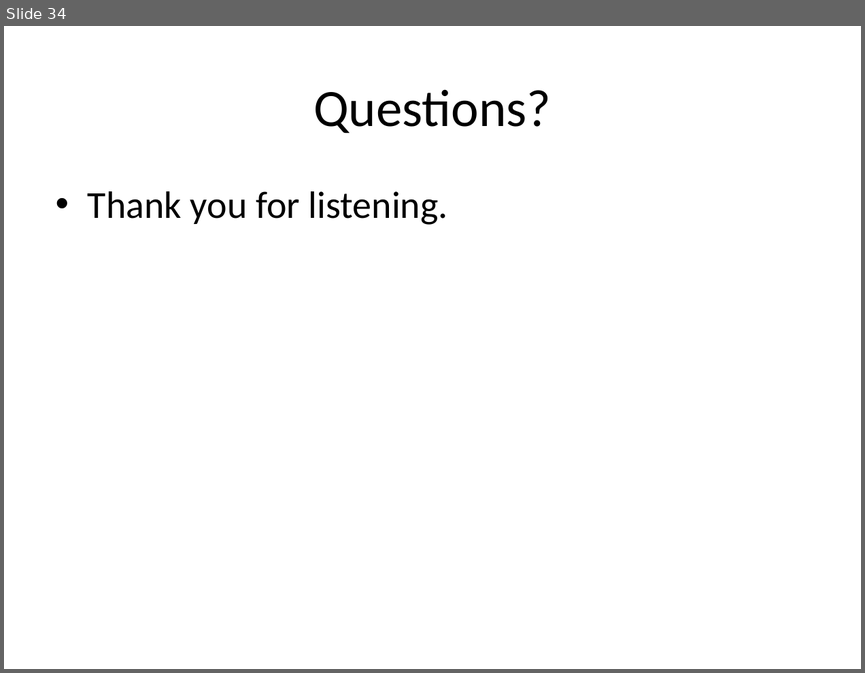
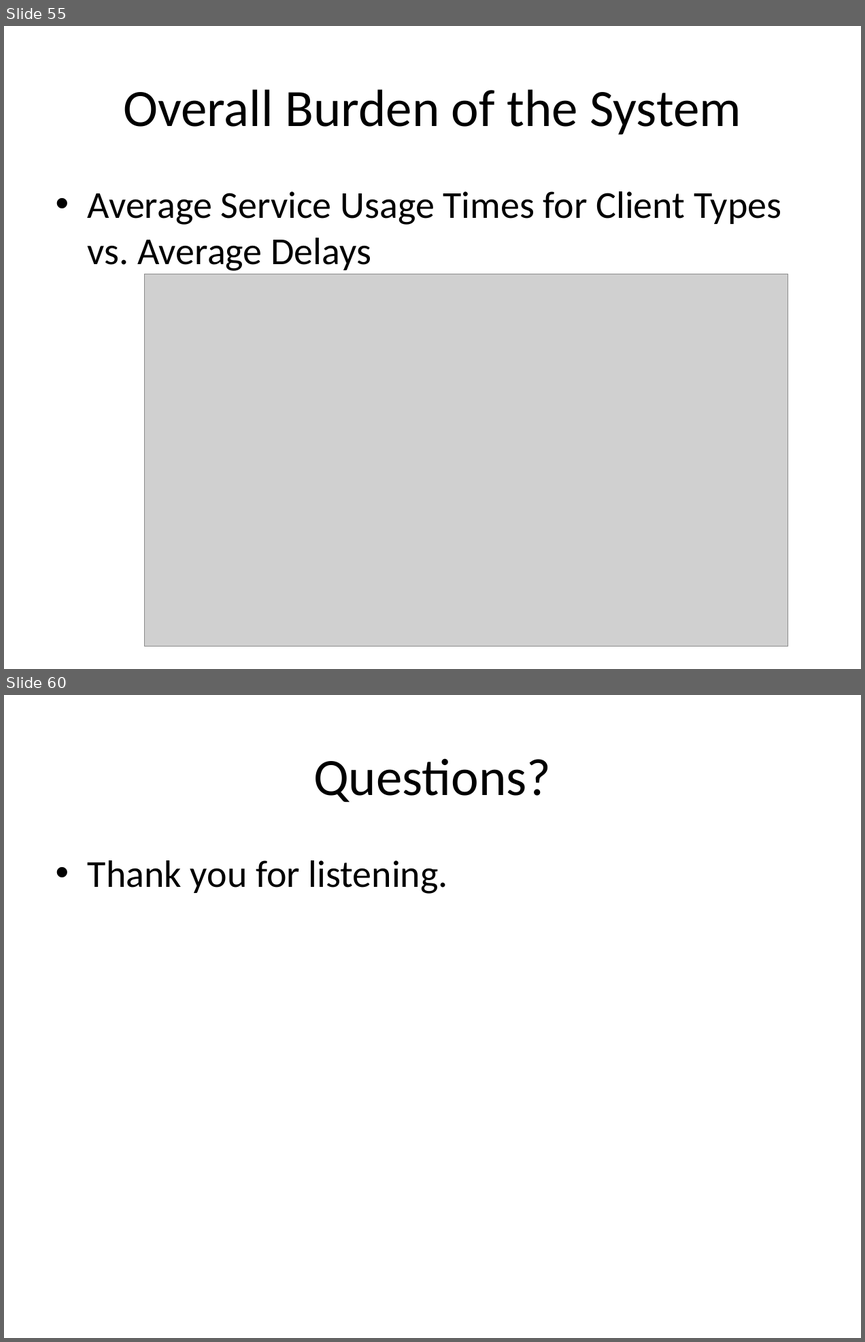
Before and after one commit to canleloglu/worddoc, a slide deck: sunumNew.pptx. Shown one above the other, each under a label of ours: slide 34 before the commit, slides 55 and 60 after it; the slides between them are not shown. The pictures are 865x673 and 865x1342 pixels, drawn with LibreOffice and Linux fonts; fonts in the diff are those of the drawing; grey boxes stand for pictures. Boxes give left, top, right and bottom in pixels: in the first picture for what was removed or moved away, otherwise in the second. Text is boxed around its words. In the diff, an @@ line names an element or a change of style, - is before the commit and + after.

```diff
--- a/sunumNew.pptx
+++ b/sunumNew.pptx
@@ slide 55 added at bbox=[4, 26, 861, 669], background #FFFFFF @@
@@ title added at bbox=[123, 89, 741, 135], 44 pt, text #000000 @@
+Overall Burden of the System
@@ text added at bbox=[88, 191, 781, 271], 32 pt, text #000000 @@
+• Average Service Usage Times for Client Types vs. Average Delays
@@ picture added at bbox=[145, 274, 787, 646] @@
@@ what was slide 34 is now slide 60 @@
```
Also in this commit, not shown: 11 slides changed, 36 other slides added, 11 slides removed, 1 other file.
